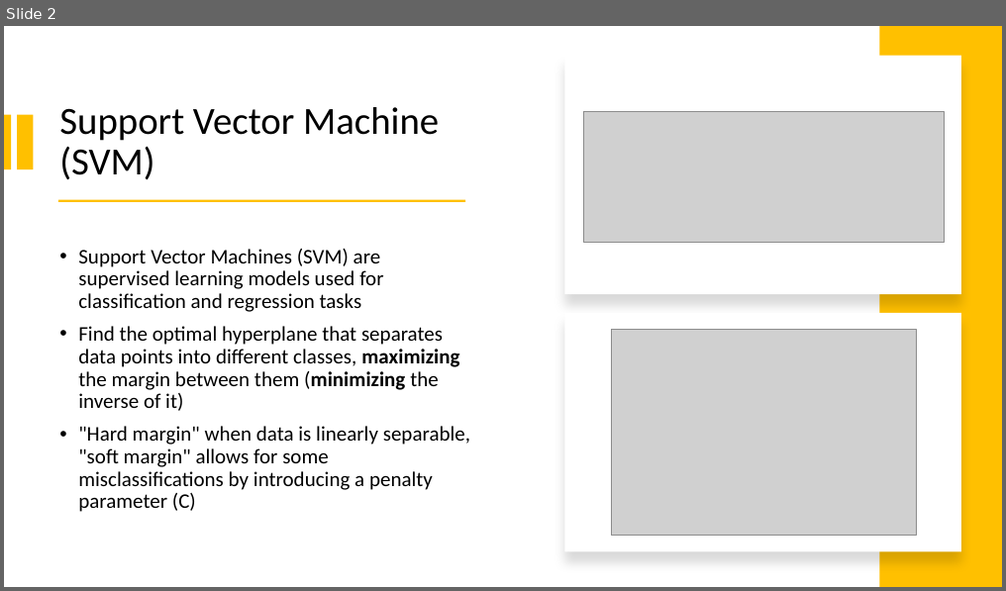
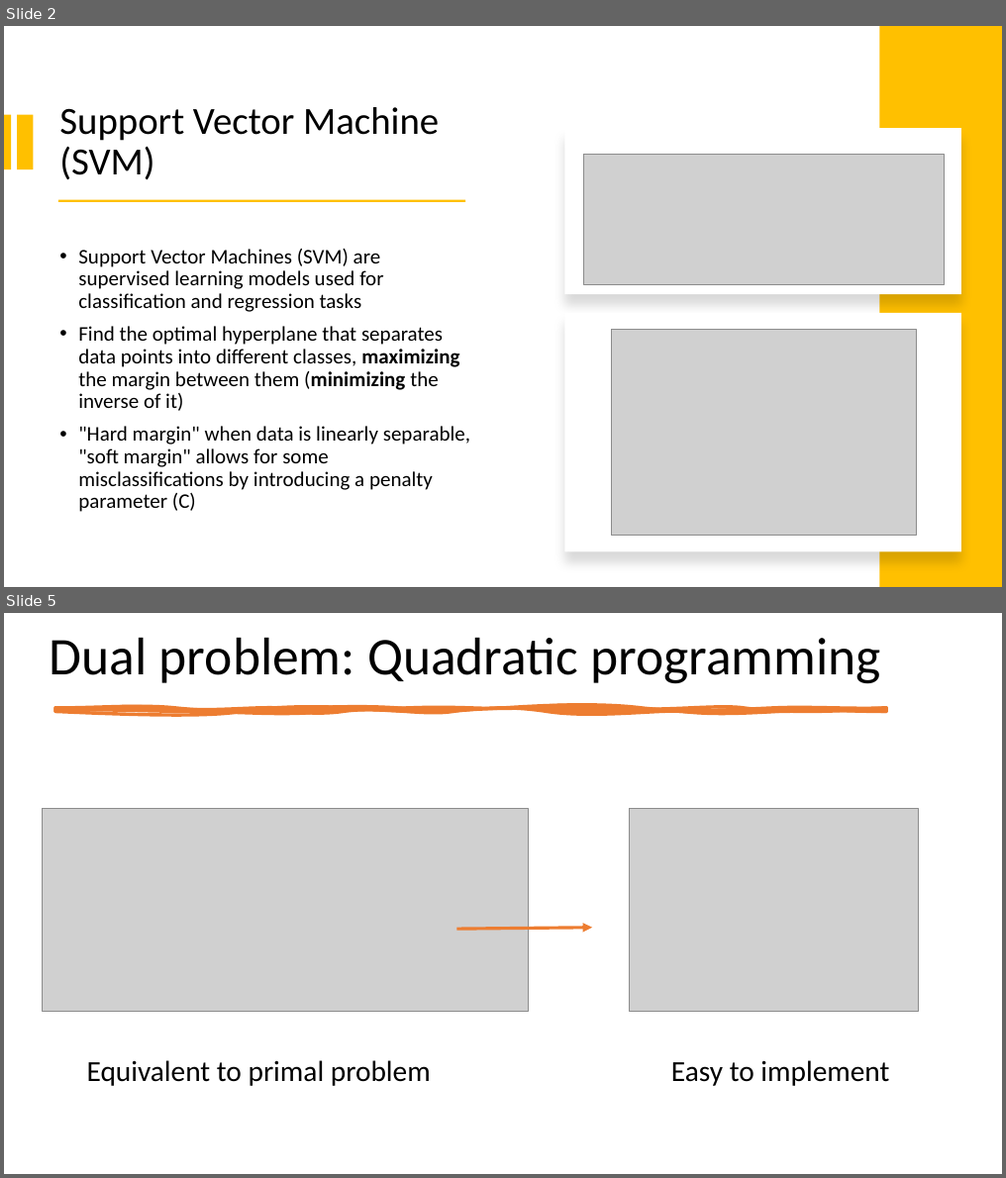
Before and after one commit to bidlekm/Optimization_2, a slide deck: presentation.pptx. Shown one above the other, each under a label of ours: slide 2 before the commit, slides 2 and 5 after it; the slides between them are not shown. The pictures are 1006x591 and 1006x1178 pixels, drawn with LibreOffice and Linux fonts; fonts in the diff are those of the drawing; grey boxes stand for pictures. Boxes give left, top, right and bottom in pixels: in the first picture for what was removed or moved away, otherwise in the second. Text is boxed around its words. In the diff, an @@ line names an element or a change of style, - is before the commit and + after.

```diff
--- a/presentation.pptx
+++ b/presentation.pptx
@@ slide 5 added at (4, 613, 1002, 1174), background #FFFFFF @@
@@ title added at (50, 637, 880, 684), 51 pt, text #000000 @@
+Dual problem: Quadratic programming
@@ freeform shape added at (55, 708, 887, 712), fill #ED7D31, outline #ED7D31 3.25 pt @@
@@ picture added at (43, 809, 528, 1011) @@
@@ picture added at (629, 809, 918, 1011) @@
@@ arrow added from (456, 929) to (592, 928), #ED7D31 3 pt @@
@@ text added at (87, 1060, 431, 1086), 28 pt, text #000000 @@
+Equivalent to primal problem
@@ text added at (671, 1060, 889, 1086), 28 pt, text #000000 @@
+Easy to implement
@@ slide 2 changed as well @@
@@ rectangle: place and size @@
-rectangle at (564, 55, 961, 294)
+rectangle at (564, 128, 961, 294)
@@ picture: place and size @@
-picture at (584, 111, 944, 242)
+picture at (584, 155, 944, 285)
```
Also in this commit, not shown: 3 other slides changed, 2 other slides added, 1 slide removed.
